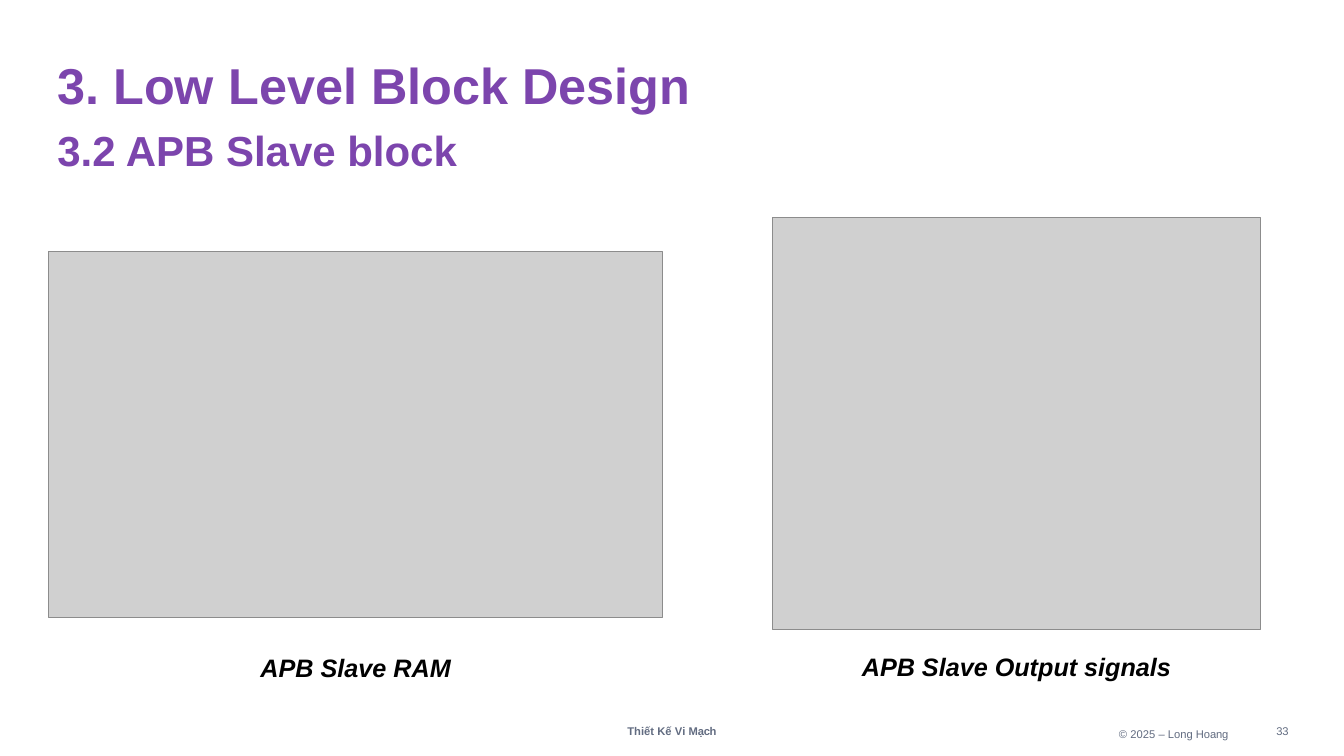
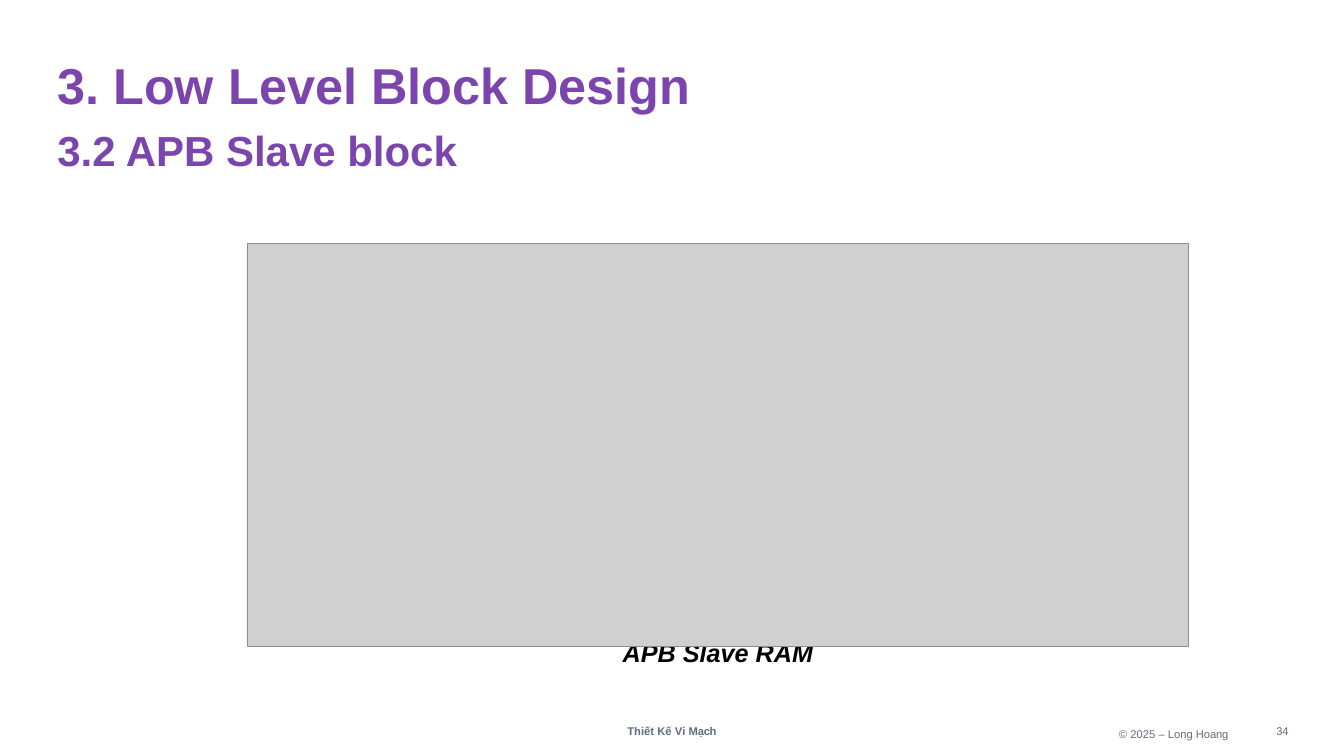
Before and after one commit to 106210049/AMBA-APB, a slide deck: slide 34 of Design Specifications/AMBA_ABP.pptx (slide 33 before the commit). Drawn at 1344x756 pixels with LibreOffice and Linux fonts; fonts in the diff are those of the drawing; grey boxes stand for pictures. Boxes give left, top, right and bottom in pixels: in the first picture for what was removed or moved away, otherwise in the second. Text is boxed around its words. In the diff, an @@ line names an element or a change of style, - is before the commit and + after.

```diff
--- a/Design Specifications/AMBA_ABP.pptx
+++ b/Design Specifications/AMBA_ABP.pptx
@@ picture removed at <box>773,218,1261,630</box> @@
@@ picture removed at <box>49,252,662,617</box> @@
@@ picture added at <box>247,243,1189,646</box> @@
@@ text "APB Slave RAM": place and size @@
-text "APB Slave RAM" at <box>260,658,450,678</box>
+text "APB Slave RAM" at <box>623,646,813,668</box>
@@ text removed at <box>862,657,1171,682</box> @@
-APB Slave Output signals
@@ page number at <box>1276,727,1288,735</box>: text changed @@
-33
+34
```
Also in this commit, not shown: 3 other slides changed, 3 slides added, 1 other file.
